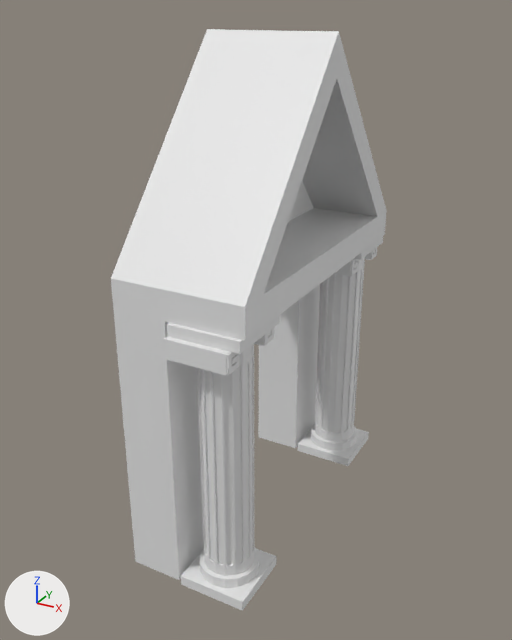
Renders of the Blender file Assets/3DObjects/Arcs/Antique.blend from each side of a commit.
Rendered twice from a 50 mm lens placed at (4.6, -9.59, 9.28), pointed at (-0.54, -0.25, 4.61). The lights are fixed; the arrows at lower left show +X, +Y and +Z.

Objects in the first picture: 'Antique'.
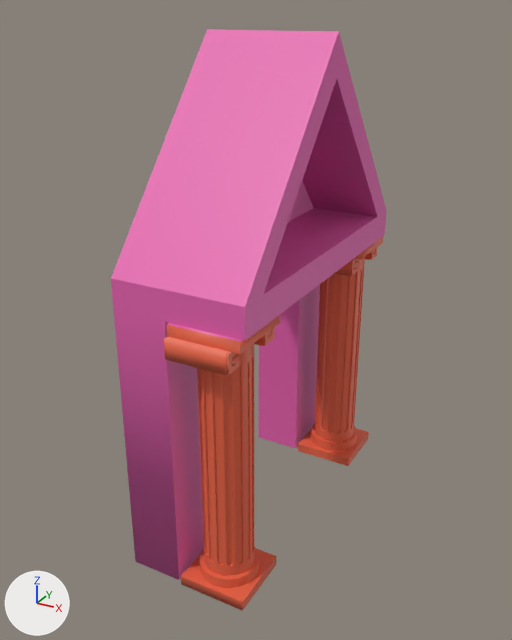
Where the change shows, as pixel boxes [x1, y1, x2, y2] in the pictures (512 x 640 px):
'Antique', shading changed, recoloured
    both: [111, 29, 387, 611]
part 3 of me_cylinder_001, recoloured (white to pink)
    both: [111, 29, 387, 342]
part 4 of me_cylinder_001, recoloured
    both: [113, 309, 204, 580]
part 5 of me_cylinder_001, recoloured (grey to pink)
    both: [258, 284, 320, 448]
part 6 of me_cylinder_001, recoloured (grey to red)
    both: [164, 237, 383, 611]

The change in detail:
Material 'Material' (mat_material) is new.
Its base color is (0.8, 0.124, 0.435) (pink #e763b0).
Material 'Material.001' (mat_material_001) is new.
Its base color is (0.8, 0.13, 0.0611) (red #e76546).
me_cylinder_001 has 1993 vertices, 2260 faces and spans x 0.0..2.1, y -2.74..2.74, z 1.0..9.0.
me_cylinder_001 is used by ob_antique; location (-1.5, 0.0, 0.0).
me_cylinder_001 part 1: all faces are now shaded smooth (2260 of 2260 changed).
me_cylinder_001 part 2: edges marked sharp go from 0 to 1963.
me_cylinder_001 part 3: 84 of the faces centred in x 0.0..2.1, y -2.6..2.6, z 4.86..7.46 switch from no material to mat_material (pink #e763b0).
me_cylinder_001 part 4: 7 of the faces centred in x 0.0..0.86, y -2.6..-1.6, z 1.0..3.24 switch from no material to mat_material (pink #e763b0).
me_cylinder_001 part 5: 7 of the faces centred in x 0.0..0.86, y 1.6..2.6, z 1.0..3.24 switch from no material to mat_material (pink #e763b0).
me_cylinder_001 part 6: all 2162 faces centred in x 0.94..2.05, y -2.74..2.74, z 1.0..5.38 switch from no material to mat_material_001 (red #e76546).
